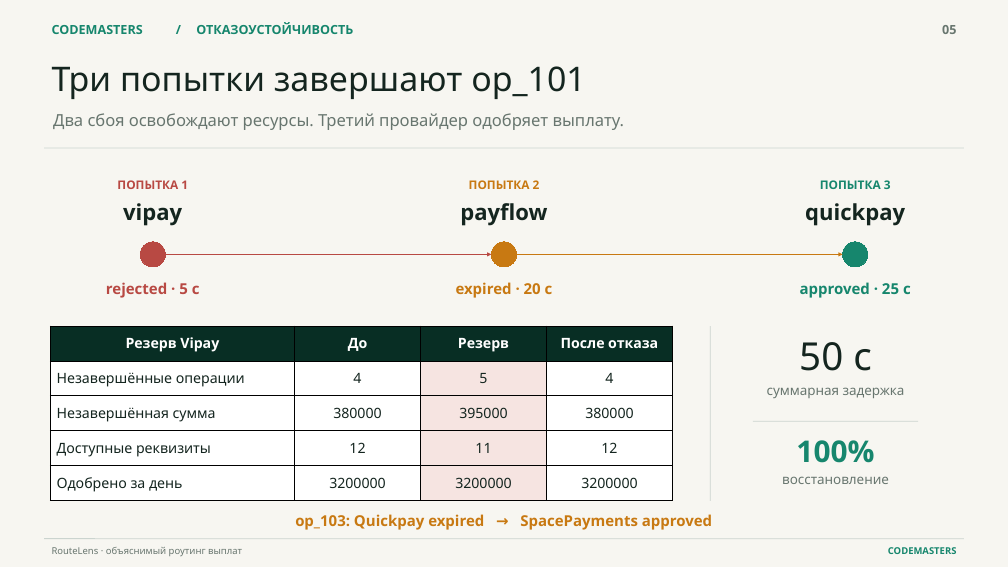
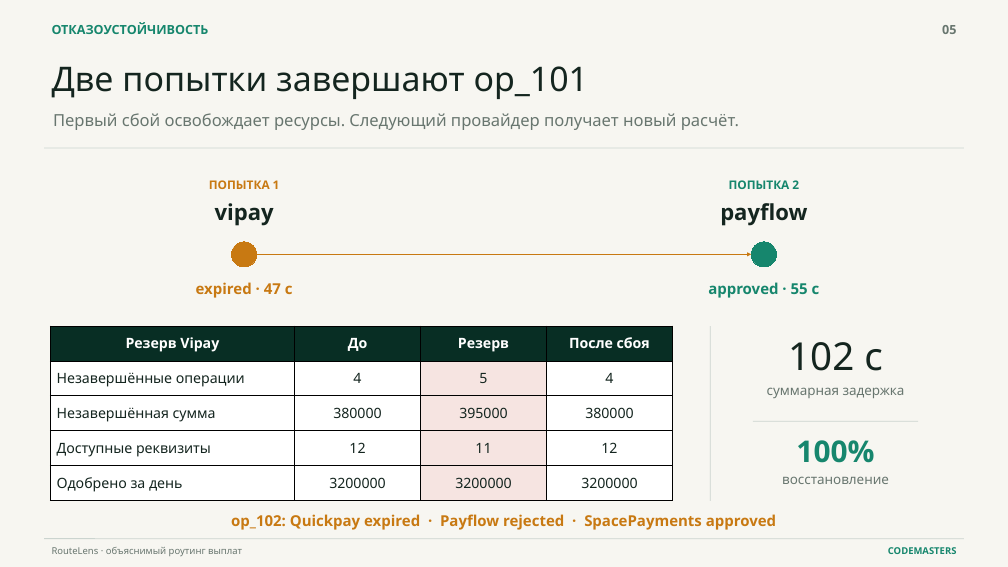
Before and after one commit to krantro2938/routelens-codemasters, a slide deck: slide 5 of presentation/RouteLens_Defense_RU.pptx. Drawn at 1008x567 pixels with LibreOffice and Linux fonts; fonts in the diff are those of the drawing. Boxes give left, top, right and bottom in pixels: in the first picture for what was removed or moved away, otherwise in the second. Text is boxed around its words. In the diff, an @@ line names an element or a change of style, - is before the commit and + after.

```diff
--- a/presentation/RouteLens_Defense_RU.pptx
+++ b/presentation/RouteLens_Defense_RU.pptx
@@ text "ОТКАЗОУСТОЙЧИВОСТЬ": place and size @@
-text "ОТКАЗОУСТОЙЧИВОСТЬ" at [196,23,353,34]
+text "ОТКАЗОУСТОЙЧИВОСТЬ" at [52,23,209,34]
@@ text removed at [52,25,143,34] @@
-CODEMASTERS
@@ text removed at [169,20,185,39] @@
-/
@@ text at [52,66,589,99]: text changed @@
-Три попытки завершают op_101
+Две попытки завершают op_101
@@ text at [53,113,739,130]: text changed @@
-Два сбоя освобождают ресурсы. Третий провайдер одобряет выплату.
+Первый сбой освобождает ресурсы. Следующий провайдер получает новый расчёт.
@@ text "ПОПЫТКА 1" at [209,180,280,189]: text colour #B84943 to #C87912 @@
@@ text "ПОПЫТКА 2": place and size @@
-text "ПОПЫТКА 2" at [469,180,540,189]
+text "ПОПЫТКА 2" at [729,180,799,189]
@@ text "ПОПЫТКА 2" at [729,180,799,189]: text colour #C87912 to #16866D @@
@@ text "payflow": place and size @@
-text "payflow" at [460,203,547,226]
+text "payflow" at [720,203,807,226]
@@ text removed at [805,203,905,226] @@
-quickpay
@@ text removed at [820,180,891,189] @@
-ПОПЫТКА 3
@@ arrow removed from (166, 254) to (492, 254) @@
@@ 2 texts, 1 ellipse: place and size @@
-2 texts, 1 ellipse at [117,180,188,267]
+2 texts, 1 ellipse at [209,180,280,267]
@@ ellipse at [231,242,256,267]: fill #B84943 to #C87912; outline #B84943 0 pt to #C87912 0 pt @@
@@ arrow moved from (516, 254) - (843, 254) to (257, 254) - (752, 254) @@
@@ ellipse removed at [492,242,516,267] @@
@@ ellipse: place and size @@
-ellipse at [843,242,868,267]
+ellipse at [752,242,777,267]
@@ text removed at [106,282,200,298] @@
-rejected · 5 с
@@ text at [196,282,293,298]: text changed @@
-expired · 20 с
+expired · 47 с
@@ text at [708,282,820,298]: text changed @@
-approved · 25 с
+approved · 55 с
@@ table at [51,326,674,501] @@
-row 1, column 4: После отказа
+row 1, column 4: После сбоя
@@ text at [788,342,883,371]: text changed @@
-50 с
+102 с
@@ text at [231,514,776,530]: text changed @@
-op_103: Quickpay expired → SpacePayments approved
+op_102: Quickpay expired · Payflow rejected · SpacePayments approved
```
Also in this commit, not shown: 4 other slides changed, 55 other files.
